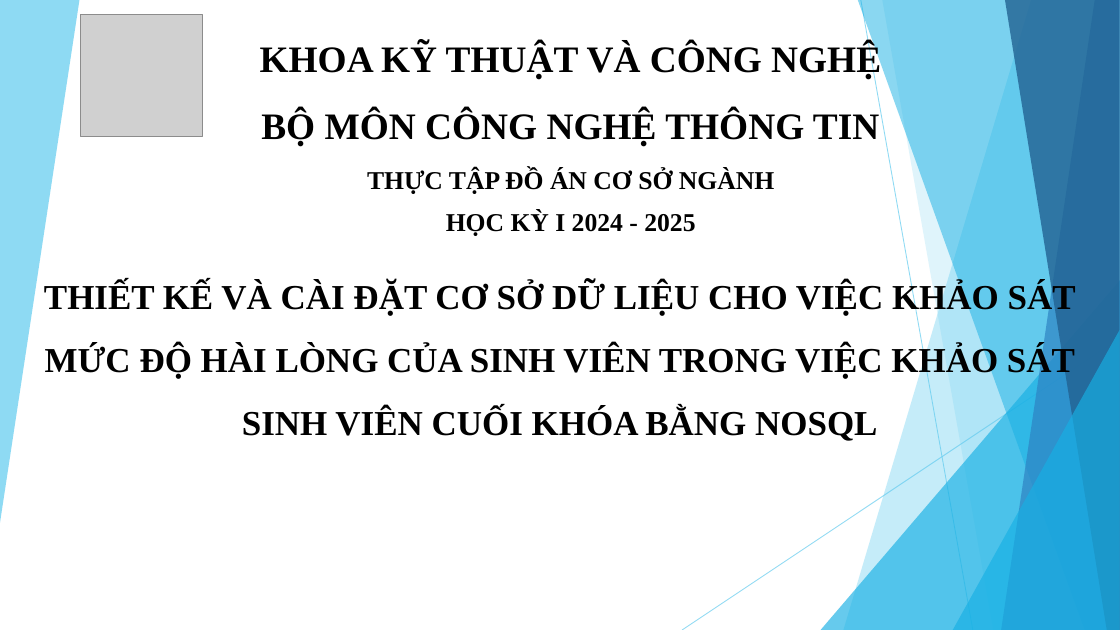
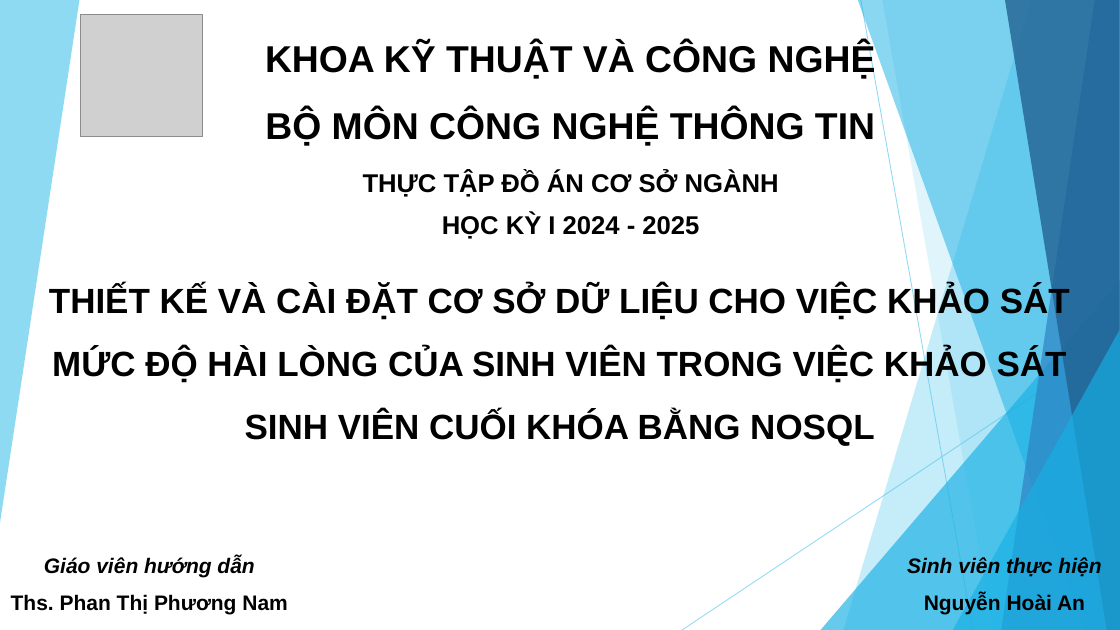
Before and after one commit to annh5393/csn-da22ttc-nguyenhoaian-dbkhaosatcuoikhoa-mongodb, a slide deck: slide 1 of thesis/abs/SlideBaoCao_CSN.pptx. Drawn at 1120x630 pixels with LibreOffice and Linux fonts; fonts in the diff are those of the drawing; grey boxes stand for pictures. Boxes give left, top, right and bottom in pixels: in the first picture for what was removed or moved away, otherwise in the second. Text is boxed around its words. In the diff, an @@ line names an element or a change of style, - is before the commit and + after.

```diff
--- a/thesis/abs/SlideBaoCao_CSN.pptx
+++ b/thesis/abs/SlideBaoCao_CSN.pptx
@@ font Times New Roman to Arial in 3 elements at box(265, 43, 876, 146), box(363, 171, 779, 239), box(49, 285, 1070, 446) @@
@@ text added at box(11, 557, 287, 615), 18 pt, text #000000, bold @@
+Giáo viên hướng dẫn
+Ths. Phan Thị Phương Nam
@@ text added at box(907, 557, 1101, 614), 18 pt, text #000000, bold, italic @@
+Sinh viên thực hiện
+Nguyễn Hoài An
```
Also in this commit, not shown: 14 slides added, 2 slides removed, 6 other files.
